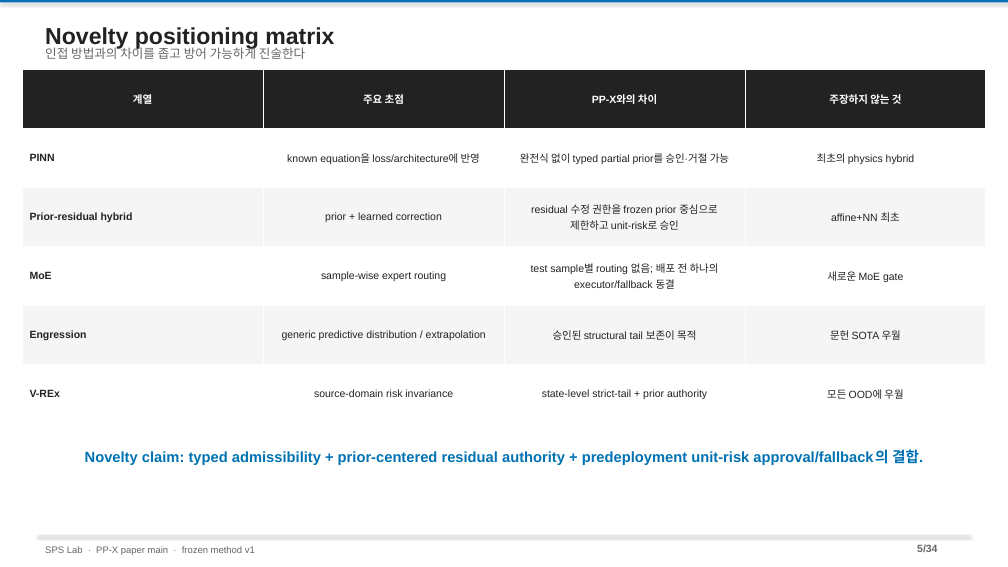
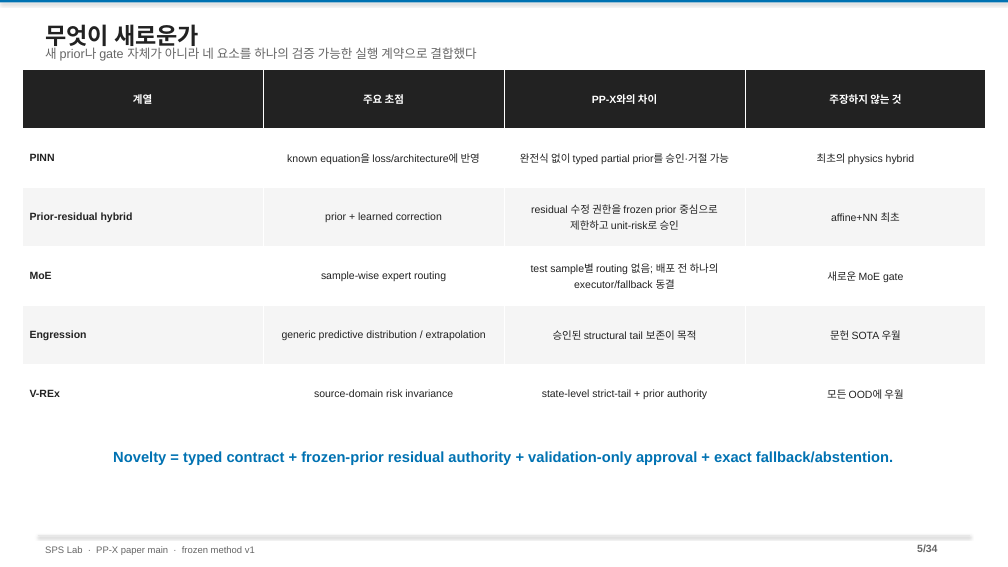
Before and after one commit to amumujs-create/pp_pae_total, a slide deck: slide 5 of output/PP_Research_Detailed_v2.pptx. Drawn at 1008x567 pixels with LibreOffice and Linux fonts; fonts in the diff are those of the drawing. Boxes give left, top, right and bottom in pixels: in the first picture for what was removed or moved away, otherwise in the second. Text is boxed around its words. In the diff, an @@ line names an element or a change of style, - is before the commit and + after.

```diff
--- a/output/PP_Research_Detailed_v2.pptx
+++ b/output/PP_Research_Detailed_v2.pptx
@@ text at <box>45,24,199,49</box>: text changed @@
-Novelty positioning matrix
+무엇이 새로운가
@@ text at <box>45,45,476,61</box>: text changed @@
-인접 방법과의 차이를 좁고 방어 가능하게 진술한다
+새 prior나 gate 자체가 아니라 네 요소를 하나의 검증 가능한 실행 계약으로 결합했다
@@ text at <box>113,451,893,465</box>: text changed @@
-Novelty claim: typed admissibility + prior-centered residual authority + predeployment unit-risk approval/fallback의 결합.
+Novelty = typed contract + frozen-prior residual authority + validation-only approval + exact fallback/abstention.
```
Also in this commit, not shown: 3 other slides changed, 1 other file.
